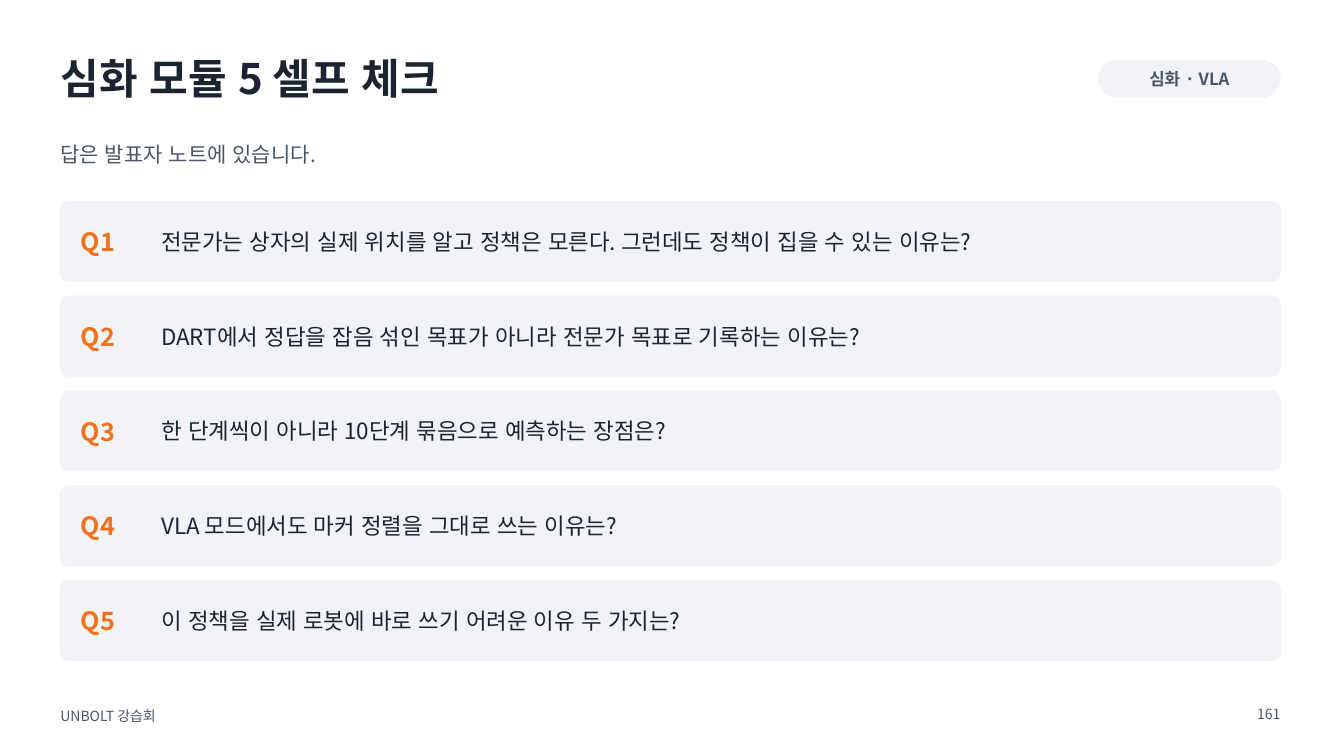
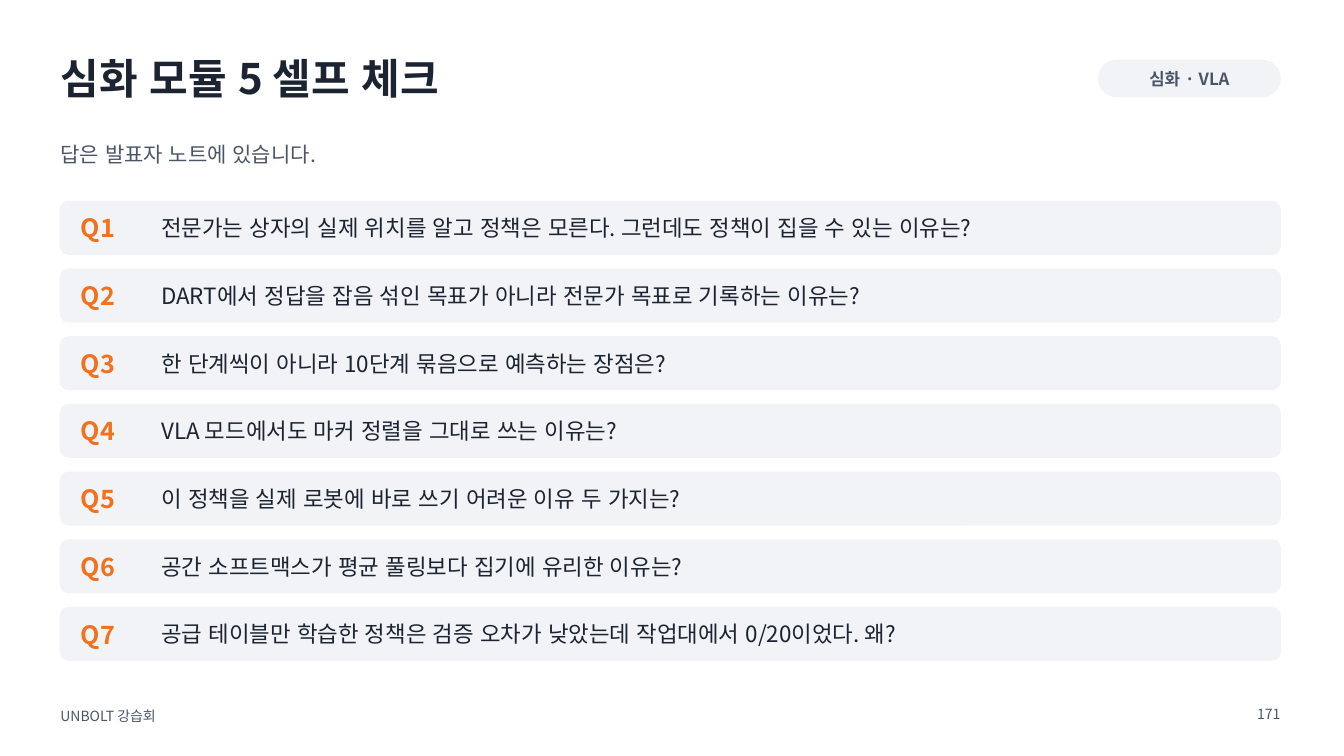
Before and after one commit to sejiny3/AIRLAB, a slide deck: slide 171 of workshop/slides/UNBOLT_workshop.pptx (slide 161 before the commit). Drawn at 1344x756 pixels with LibreOffice and Linux fonts; fonts in the diff are those of the drawing. Boxes give left, top, right and bottom in pixels: in the first picture for what was removed or moved away, otherwise in the second. Text is boxed around its words. In the diff, an @@ line names an element or a change of style, - is before the commit and + after.

```diff
--- a/workshop/slides/UNBOLT_workshop.pptx
+++ b/workshop/slides/UNBOLT_workshop.pptx
@@ rounded rectangle: place and size @@
-rounded rectangle at [60,202,1280,281]
+rounded rectangle at [60,202,1280,254]
@@ text "Q1": place and size @@
-text "Q1" at [81,232,115,256]
+text "Q1" at [81,218,115,242]
@@ text "전문가는 상자의 실제 위치를 알고 ...": place and size @@
-text "전문가는 상자의 실제 위치를 알고 ..." at [161,231,971,252]
+text "전문가는 상자의 실제 위치를 알고 ..." at [161,217,971,238]
@@ rounded rectangle: place and size @@
-rounded rectangle at [60,296,1280,376]
+rounded rectangle at [60,269,1280,322]
@@ text "Q2": place and size @@
-text "Q2" at [81,327,115,351]
+text "Q2" at [81,286,115,310]
@@ text "DART에서 정답을 잡음 섞인 목표가 ...": place and size @@
-text "DART에서 정답을 잡음 섞인 목표가 ..." at [161,326,859,347]
+text "DART에서 정답을 잡음 섞인 목표가 ..." at [161,285,859,306]
@@ rounded rectangle: place and size @@
-rounded rectangle at [60,391,1280,471]
+rounded rectangle at [60,337,1280,389]
@@ text "Q3": place and size @@
-text "Q3" at [81,422,115,446]
+text "Q3" at [81,354,115,378]
@@ text "한 단계씩이 아니라 10단계 묶음으로 ...": place and size @@
-text "한 단계씩이 아니라 10단계 묶음으로 ..." at [161,420,666,441]
+text "한 단계씩이 아니라 10단계 묶음으로 ..." at [161,353,666,374]
@@ rounded rectangle: place and size @@
-rounded rectangle at [60,486,1280,566]
+rounded rectangle at [60,404,1280,457]
@@ text "Q4": place and size @@
-text "Q4" at [81,516,115,540]
+text "Q4" at [81,421,115,445]
@@ text "VLA 모드에서도 마커 정렬을 그대로 ...": place and size @@
-text "VLA 모드에서도 마커 정렬을 그대로 ..." at [161,515,617,536]
+text "VLA 모드에서도 마커 정렬을 그대로 ..." at [161,420,617,441]
@@ proportions changed in 5 elements at [60,202,1280,254], [60,269,1280,322], [60,337,1280,389], [60,404,1280,457], [60,473,1280,525] @@
@@ rounded rectangle: place and size @@
-rounded rectangle at [60,581,1280,660]
+rounded rectangle at [60,473,1280,525]
@@ text "Q5": place and size @@
-text "Q5" at [81,611,115,635]
+text "Q5" at [81,489,115,513]
@@ text "이 정책을 실제 로봇에 바로 ...": place and size @@
-text "이 정책을 실제 로봇에 바로 ..." at [161,610,680,631]
+text "이 정책을 실제 로봇에 바로 ..." at [161,488,680,509]
@@ rounded rectangle added at [60,540,1280,593], fill #F1F3F6, outline #F1F3F6 1 pt @@
@@ text added at [81,557,115,581], 18 pt, text #F2711C, bold @@
+Q6
@@ text added at [161,556,682,577], 16 pt, text #1B2430 @@
+공간 소프트맥스가 평균 풀링보다 집기에 유리한 이유는?
@@ rounded rectangle added at [60,608,1280,660], fill #F1F3F6, outline #F1F3F6 1 pt @@
@@ text added at [81,625,115,649], 18 pt, text #F2711C, bold @@
+Q7
@@ text added at [161,623,896,646], 16 pt, text #1B2430 @@
+공급 테이블만 학습한 정책은 검증 오차가 낮았는데 작업대에서 0/20이었다. 왜?
@@ page number at [1257,708,1280,719]: text changed @@
-161
+171
```
Also in this commit, not shown: 5 other slides changed, 10 slides added, 10 other files.
